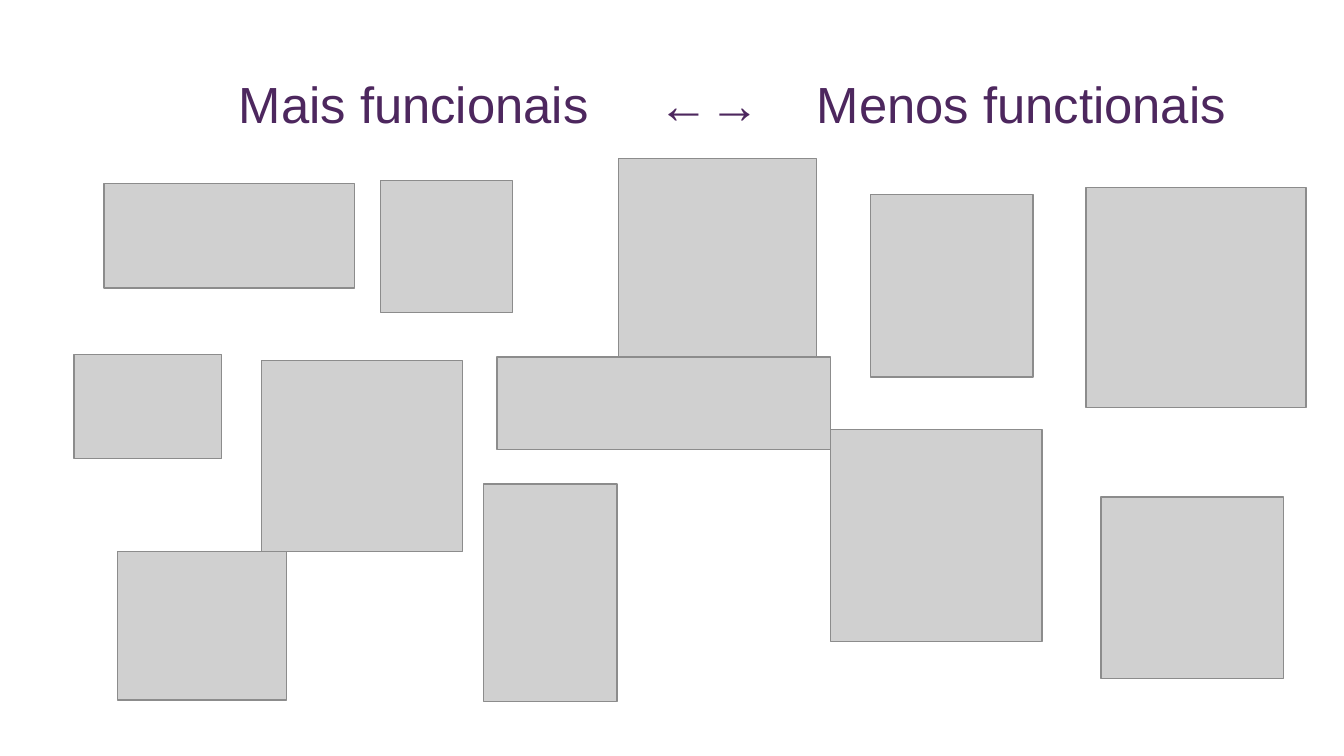
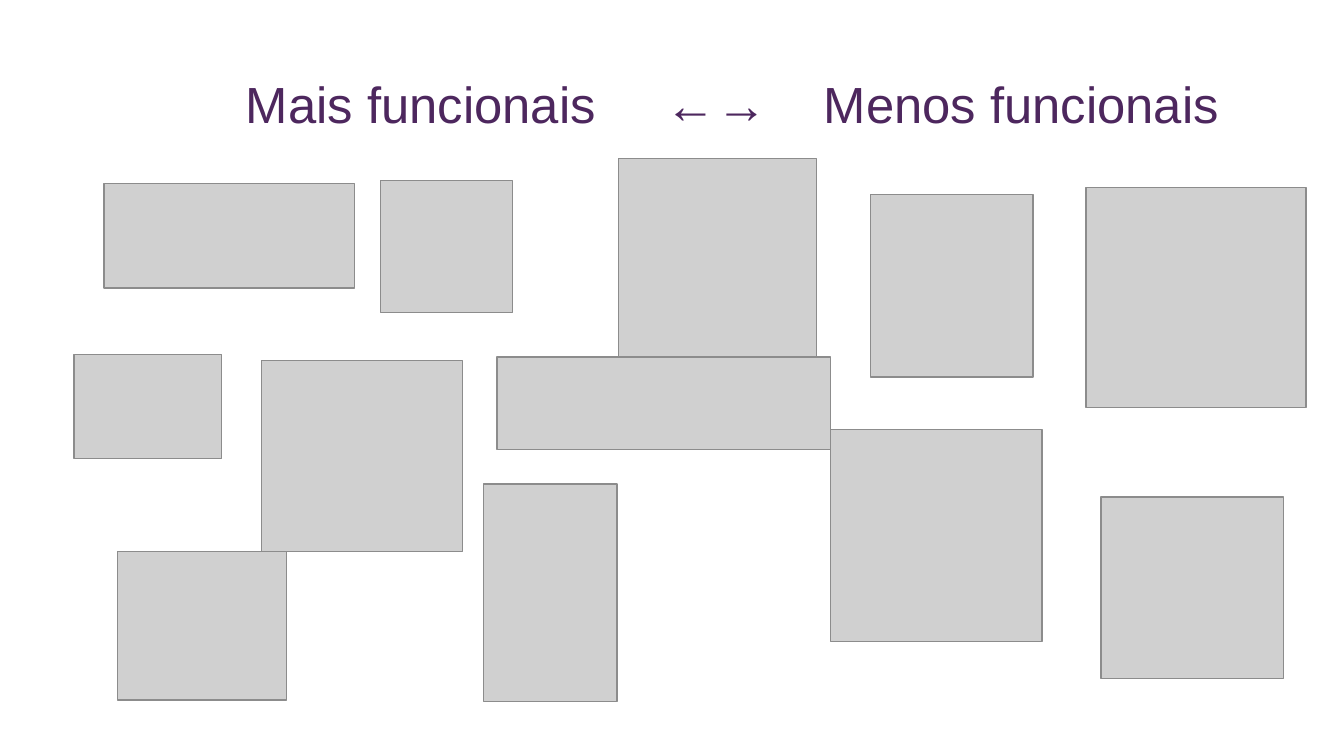
Before and after one commit to paulosergiolima/seccomp_stuff, a slide deck: slide 7 of main.odp (slide 6 before the commit). Drawn at 1344x756 pixels with LibreOffice and Linux fonts; fonts in the diff are those of the drawing; grey boxes stand for pictures. Boxes give left, top, right and bottom in pixels: in the first picture for what was removed or moved away, otherwise in the second. Text is boxed around its words. In the diff, an @@ line names an element or a change of style, - is before the commit and + after.

```diff
--- a/main.odp
+++ b/main.odp
@@ title at bbox=[246, 86, 1219, 124]: text changed @@
-Mais funcionais ←→ Menos functionais
+Mais funcionais ←→ Menos funcionais
```
Also in this commit, not shown: 10 other slides changed, 17 slides added, 14 other files.
